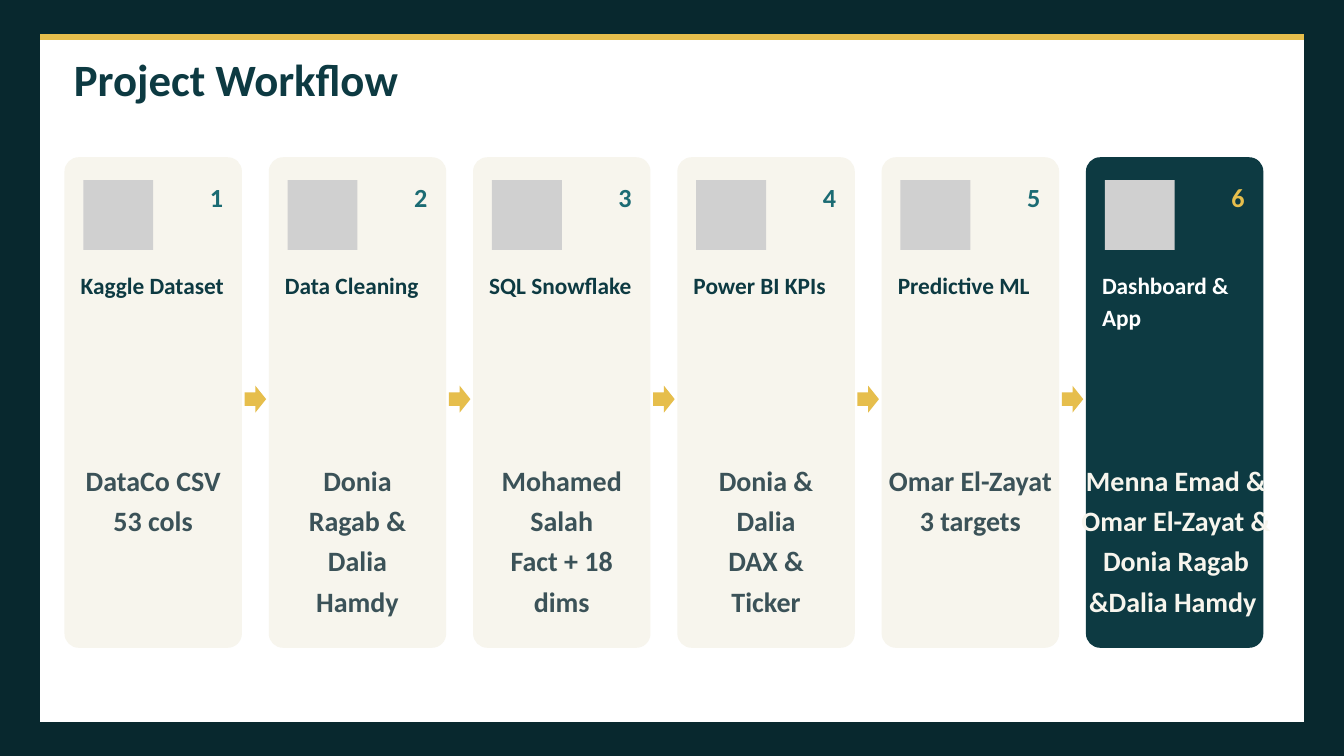
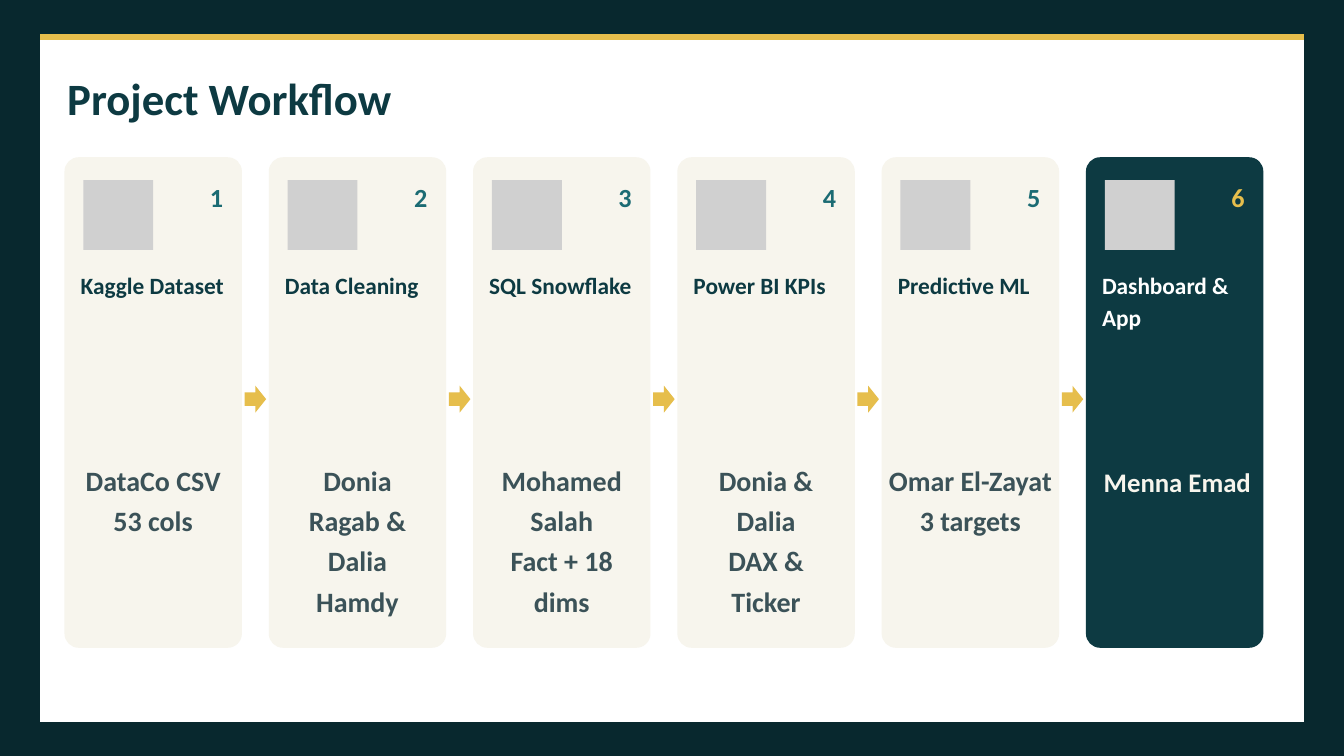
Before and after one commit to Team5-Depi/Supply-Chain-Dataset-Analysis-Final_Project, a slide deck: slide 6 of Presentation/Supply_Chain_Dataset_Analysis_Presentation.pptx. Drawn at 1344x756 pixels with LibreOffice and Linux fonts; fonts in the diff are those of the drawing; grey boxes stand for pictures. Boxes give left, top, right and bottom in pixels: in the first picture for what was removed or moved away, otherwise in the second. Text is boxed around its words. In the diff, an @@ line names an element or a change of style, - is before the commit and + after.

```diff
--- a/Presentation/Supply_Chain_Dataset_Analysis_Presentation.pptx
+++ b/Presentation/Supply_Chain_Dataset_Analysis_Presentation.pptx
@@ text "Project Workflow": place and size @@
-text "Project Workflow" at <box>74,64,397,104</box>
+text "Project Workflow" at <box>67,83,391,123</box>
@@ text at <box>1104,473,1250,493</box>: text changed; size 30 to 28.7 pt @@
-Menna Emad &
-Omar El-Zayat & Donia Ragab &Dalia Hamdy
+Menna Emad
```
Also in this commit, not shown: 10 other slides changed.
